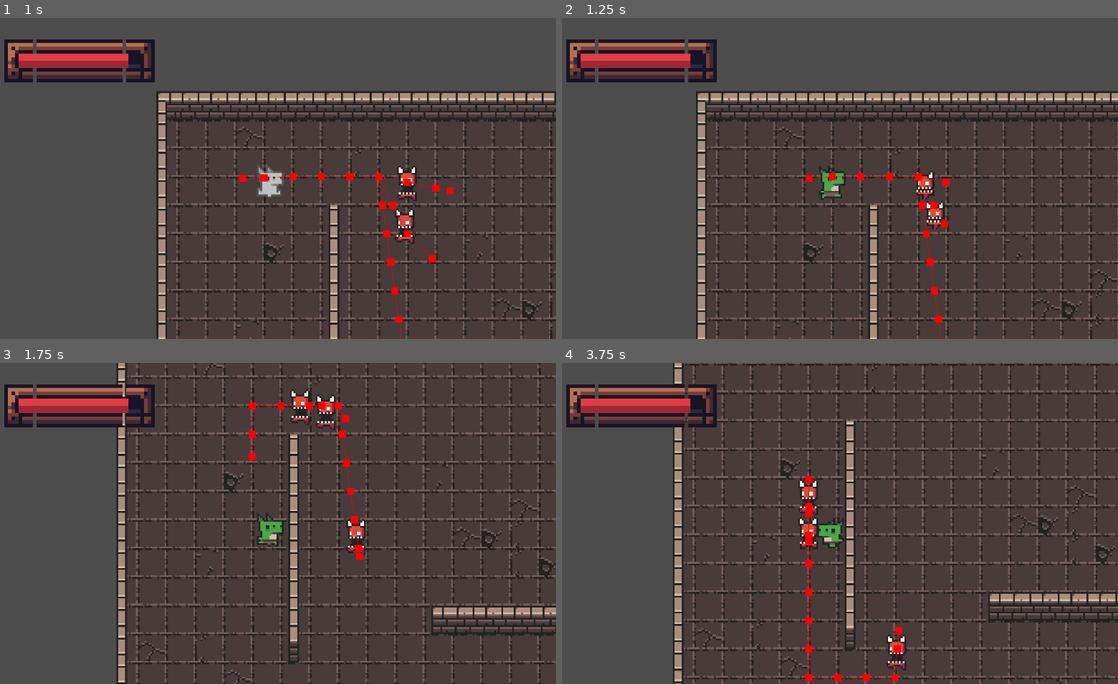
Above: before the commit, frames 1-4 (two rows, left to right).
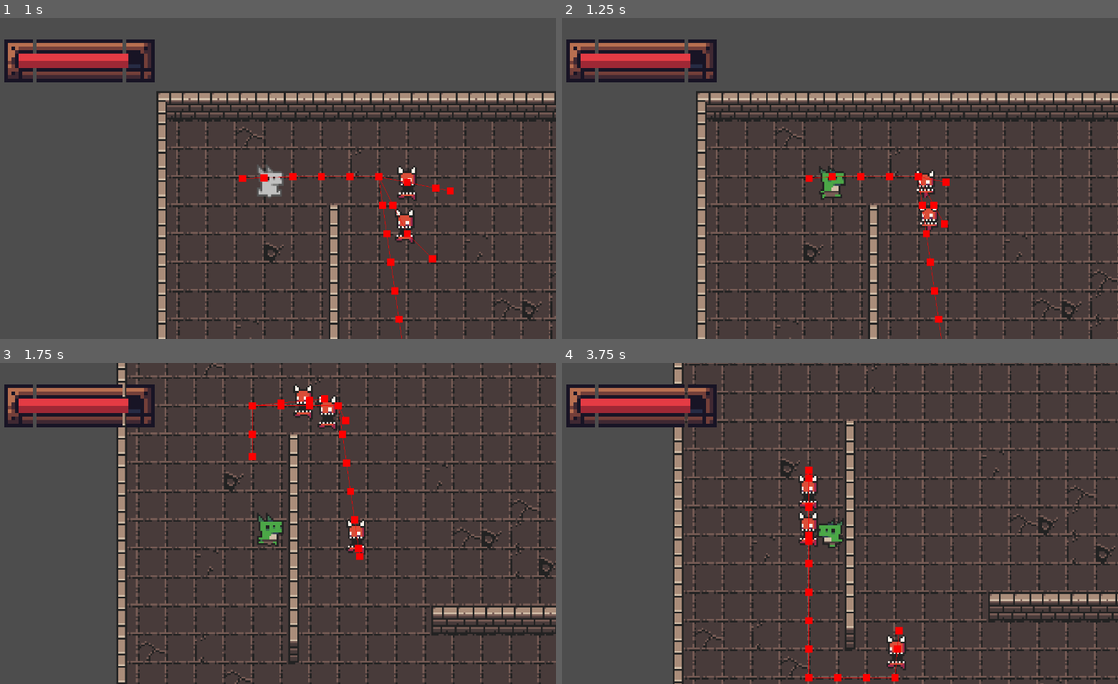
Above: after the commit, the same moments.

Repository: yoltzinbur/prueba-roguelike
Game: Godot game, scene res://Utilities/Main/Main.tscn
The game is run twice, just before and just after one commit, with the same random seed, the same clock (stepped at 60 frames per second) and the same inputs.
Inputs (mouse positions are in pixels of both pictures, inside the frame that each line leads up to):
- Up to frame 1 (1 s): tap Enter (enter) at 0.5 s; move the mouse to (394, 162) at 0.52 s; hold D (right) from 0.53 s (still down); click (394, 162) at 0.6 s
- Up to frame 2 (1.25 s): keep holding D (right)
- Up to frame 3 (1.75 s): move the mouse to (155, 539) at 1.27 s; release D (right) at 1.28 s; hold S (down) from 1.28 s (still down); tap Enter (enter) at 1.35 s
- Up to frame 4 (3.75 s): move the mouse to (890, 452) at 2.02 s; release S (down) at 2.03 s; hold D (right) 2.03-2.78 s; tap R (heal) at 2.1 s; move the mouse to (801, 587) at 2.77 s; hold W (up) 2.78-3.53 s; click (801, 587) at 2.85 s; move the mouse to (1001, 571) at 3.52 s; hold A (left) from 3.53 s (still down); tap Enter (enter) at 3.6 s

Frame 1 is identical in both runs. In frame 2, 0.4% of the frame differs, in the area x 63-69%, y 47-67%; in frame 3, 0.6%; in frame 4, 1.2%, in the area x 20-100%, y 0-100%.

Commit message:
Antes de hacer más cambios. Acá ya quedó la esa cosa para que no se queden en filita

Diff:
--- a/Entities/Enemies/Chort/Chort.tscn
+++ b/Entities/Enemies/Chort/Chort.tscn
@@ -57,6 +57,10 @@
 radius = 5.0
 height = 18.0
 
+[sub_resource type="CapsuleShape2D" id="CapsuleShape2D_c6ou1"]
+radius = 7.0
+height = 22.0
+
 [node name="Chort" type="CharacterBody2D" unique_id=130086902 groups=["Enemy"]]
 collision_layer = 8
 collision_mask = 9
@@ -77,22 +81,6 @@
 [node name="Chase" type="Node" parent="StateMachine" unique_id=1124391141]
 script = ExtResource("4_s2bv3")
 
-[node name="NavigationComponent" type="Node2D" parent="." unique_id=605962854 node_paths=PackedStringArray("navigation_agent", "timer")]
-script = ExtResource("16_67cp7")
-navigation_agent = NodePath("NavigationAgent2D")
-timer = NodePath("Timer")
-metadata/_custom_type_script = "uid://chsj2udmaply6"
-
-[node name="NavigationAgent2D" type="NavigationAgent2D" parent="NavigationComponent" unique_id=1267764081]
-path_desired_distance = 8.0
-avoidance_enabled = true
-radius = 16.0
-debug_enabled = true
-
-[node name="Timer" type="Timer" parent="NavigationComponent" unique_id=2006351377]
-wait_time = 0.5
-autostart = true
-
 [node name="InputComponent" type="Node" parent="." unique_id=1522735855]
 script = ExtResource("6_byj0p")
 attack_range = 100.0
@@ -103,6 +91,21 @@
 speed = 50.0
 metadata/_custom_type_script = "uid://do423eahufemx"
 
+[node name="NavigationComponent" type="Node2D" parent="." unique_id=605962854 node_paths=PackedStringArray("navigation_agent", "timer")]
+script = ExtResource("16_67cp7")
+navigation_agent = NodePath("NavigationAgent2D")
+timer = NodePath("Timer")
+metadata/_custom_type_script = "uid://chsj2udmaply6"
+
+[node name="NavigationAgent2D" type="NavigationAgent2D" parent="NavigationComponent" unique_id=1267764081]
+path_desired_distance = 8.0
+radius = 8.0
+debug_enabled = true
+
+[node name="Timer" type="Timer" parent="NavigationComponent" unique_id=2006351377]
+wait_time = 0.5
+autostart = true
+
 [node name="AnimatedSprite2D" type="AnimatedSprite2D" parent="." unique_id=314416093]
 sprite_frames = SubResource("SpriteFrames_x4g45")
 animation = &"walk"
@@ -111,4 +114,13 @@
 position = Vector2(0, 2)
 shape = SubResource("CapsuleShape2D_f1o35")
 
+[node name="Area2D" type="Area2D" parent="." unique_id=437511300]
+collision_layer = 0
+collision_mask = 8
+priority = 1
+
+[node name="CollisionShape2D" type="CollisionShape2D" parent="Area2D" unique_id=855630364]
+position = Vector2(0, 2)
+shape = SubResource("CapsuleShape2D_c6ou1")
+
 [connection signal="timeout" from="NavigationComponent/Timer" to="NavigationComponent" method="_on_timer_timeout"]
--- a/Entities/Scripts/Character/States/chase.gd
+++ b/Entities/Scripts/Character/States/chase.gd
@@ -12,8 +12,9 @@
 
 func state_physics_process(delta: float) -> void:
 	var direction: Vector2 = navigation_component.get_next_direction(target)
+	var separation: Vector2 = velocity_component.get_separation_vector()
 
-	print(direction)
+	var final_direction = (direction + separation * 0.75).normalized()
 
 	if direction == Vector2.ZERO:
 		if not navigation_component.player or not is_instance_valid(navigation_component.player):
@@ -33,4 +34,4 @@
 	if direction.x != 0:
 		anim.scale.x = roundi(sign(direction.x))
 
-	velocity_component.move(delta, direction)
+	velocity_component.move(delta, final_direction)
--- a/Entities/Scripts/Others/velocity_component.gd
+++ b/Entities/Scripts/Others/velocity_component.gd
@@ -4,6 +4,8 @@
 @export var speed: float
 
 @onready var target: CharacterBody2D = get_parent()
+@onready var separation_area: Area2D = $"../Area2D"
+
 
 func move(delta: float, direction: Vector2) -> void:
 	if direction:
@@ -14,3 +16,13 @@
 		target.velocity.y = move_toward(target.velocity.y, 0, speed)
 
 	target.move_and_slide()
+
+func get_separation_vector() -> Vector2:
+	var separation_vector := Vector2.ZERO
+	var overlapping_bodies = separation_area.get_overlapping_bodies()
+
+	for body in overlapping_bodies:
+		if body != get_parent() and body.is_in_group("Enemy"):
+			separation_vector += get_parent().global_position - body.global_position
+
+	return separation_vector.normalized()
